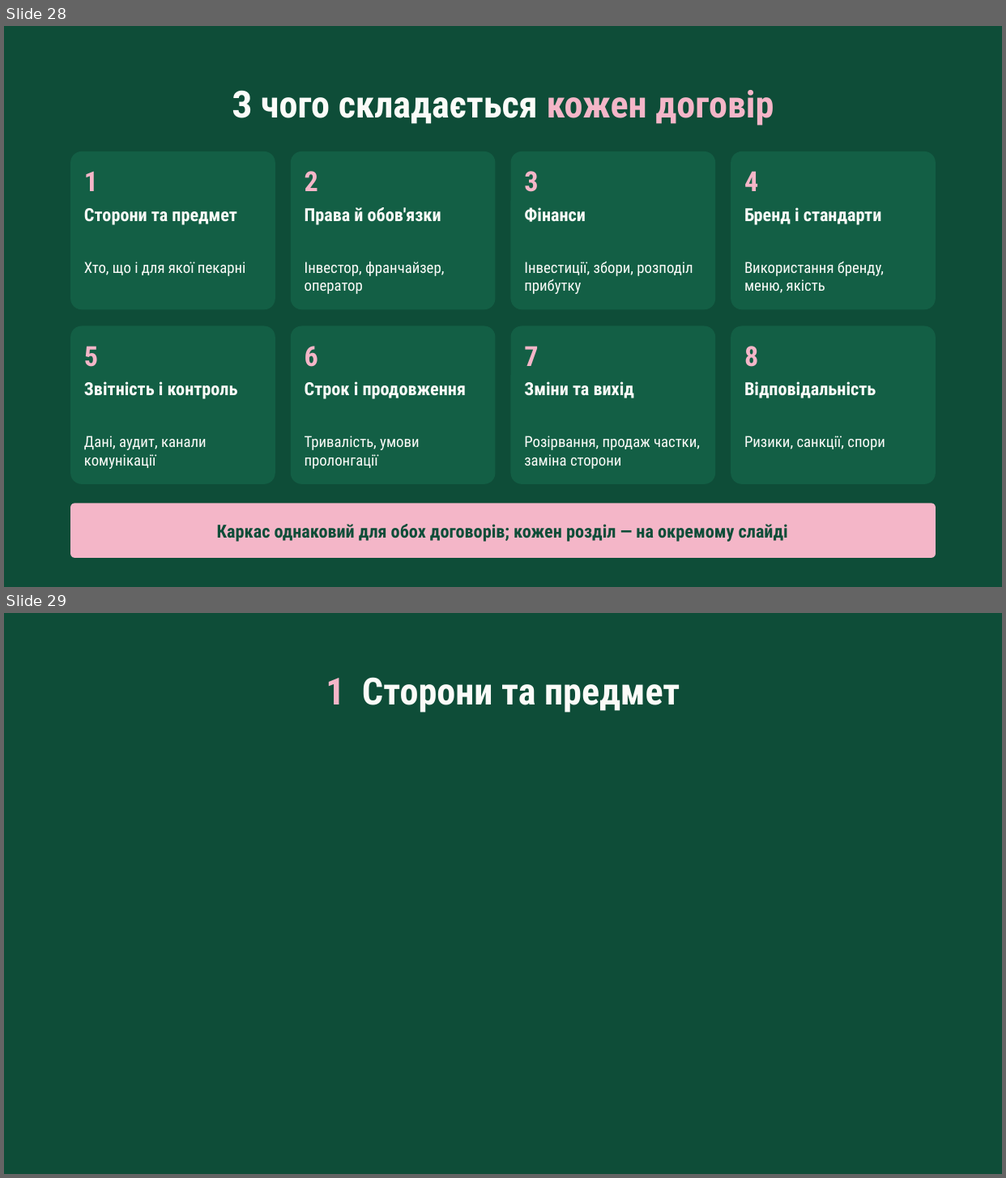
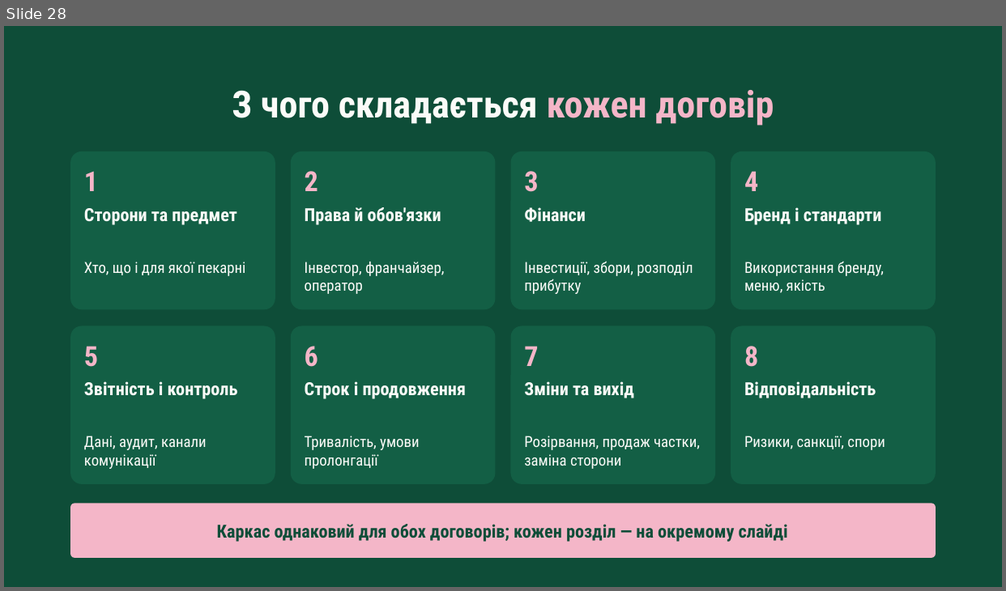
Before and after one commit to denfidiriv-cmyk/xcrypto, a slide deck: presentation_with_contract.pptx. Shown one above the other, each under a label of ours: slides 28 and 29 before the commit, slide 28 after it. The pictures are 1006x1178 and 1006x591 pixels, drawn with LibreOffice and Linux fonts; fonts in the diff are those of the drawing. Boxes give left, top, right and bottom in pixels: in the first picture for what was removed or moved away, otherwise in the second. Text is boxed around its words. In the diff, an @@ line names an element or a change of style, - is before the commit and + after.

```diff
--- a/presentation_with_contract.pptx
+++ b/presentation_with_contract.pptx
@@ slide 29 removed at [4,613,1002,1174], background #0E4D38 @@
@@ text removed at [326,677,680,713] @@
-1 Сторони та предмет
```
Also in this commit, not shown: 9 slides added, 7 other slides removed.
